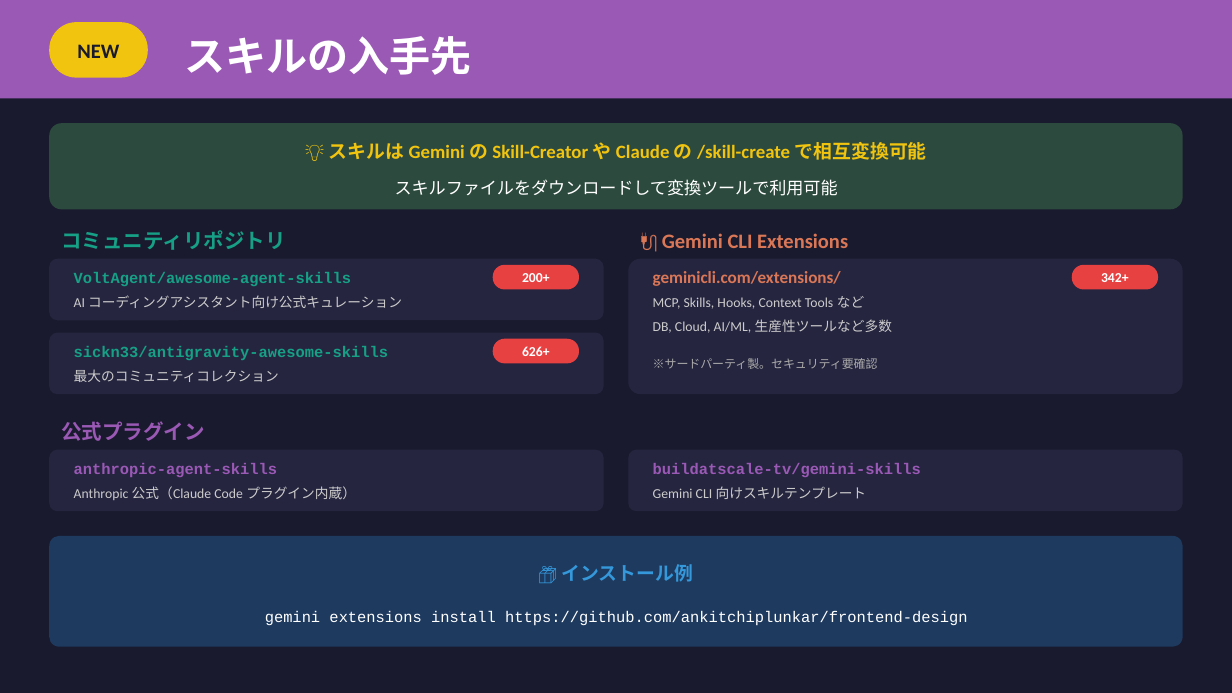
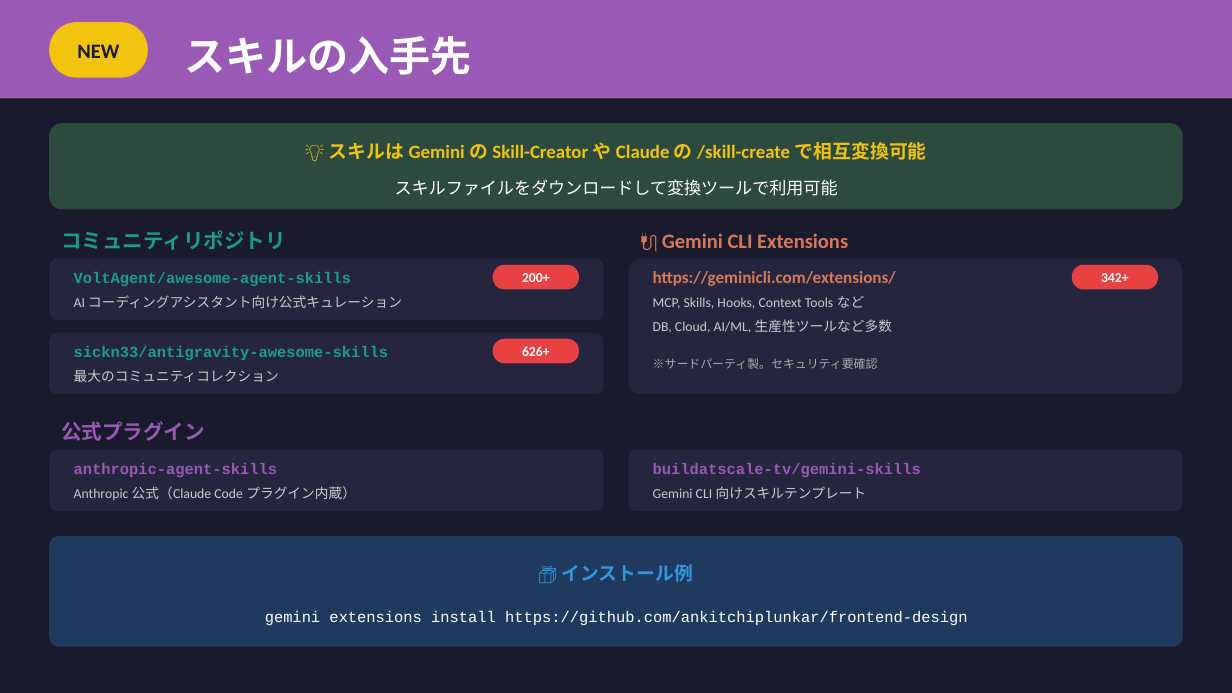
Before and after one commit to CobaltSato/avalanche-build-games-tool-kit, a slide deck: slide 14 of docs/hands-on/avalanche-ai-handson-demo.pptx. Drawn at 1232x693 pixels with LibreOffice and Linux fonts; fonts in the diff are those of the drawing. Boxes give left, top, right and bottom in pixels: in the first picture for what was removed or moved away, otherwise in the second. Text is boxed around its words. In the diff, an @@ line names an element or a change of style, - is before the commit and + after.

```diff
--- a/docs/hands-on/avalanche-ai-handson-demo.pptx
+++ b/docs/hands-on/avalanche-ai-handson-demo.pptx
@@ text at (653,271,896,286): text changed @@
-geminicli.com/extensions/
+https://geminicli.com/extensions/
```
Also in this commit, not shown: 4 other slides changed.
